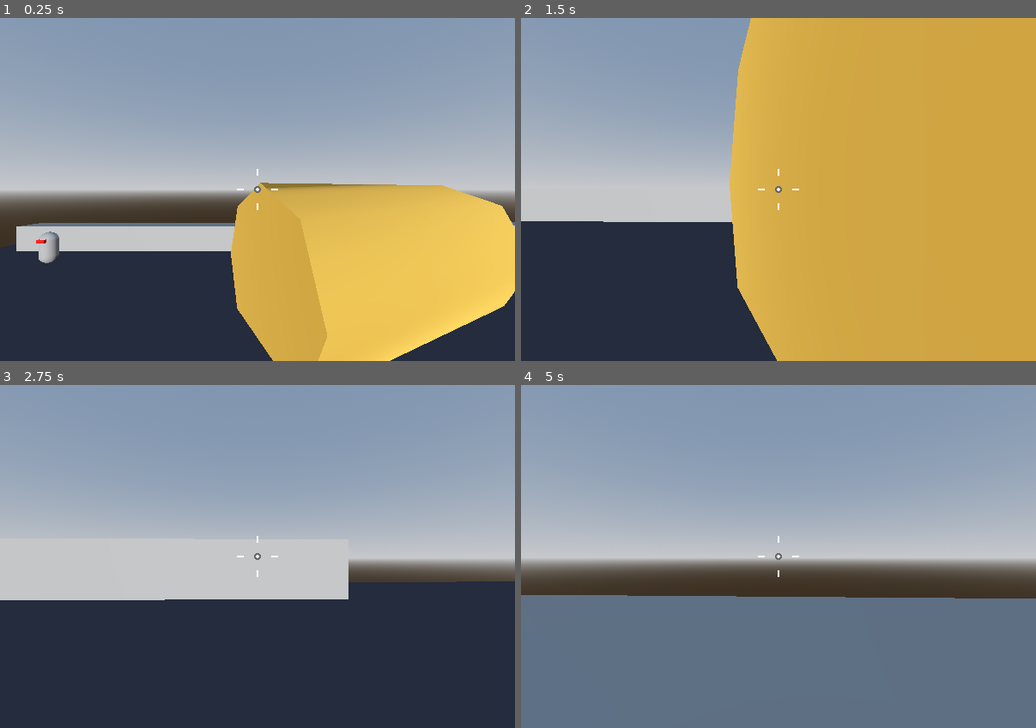
Above: before the commit, frames 1-4 (two rows, left to right).
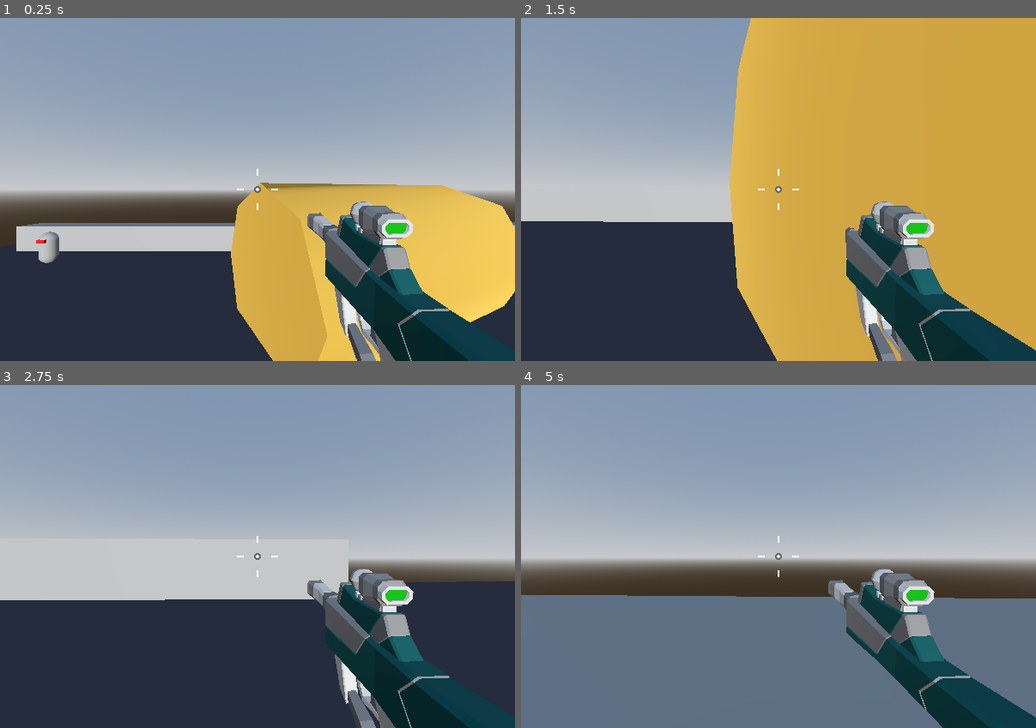
Above: after the commit, the same moments.

Repository: tiagoskaterock/robo-rampage-3d
Game: Godot game, scene res://Levels/Sandbox.tscn
Two runs of this game, one before a commit and one after it. Both use one fixed random seed, a clock stepped at 60 frames per second and the inputs below.
Inputs (mouse positions are in pixels of both pictures, inside the frame that each line leads up to):
- Up to frame 1 (0.25 s): no input
- Up to frame 2 (1.5 s): move the mouse to (804, 189) at 0.52 s; hold Keypad 5 (up) from 0.53 s (still down); tap Keypad 0 (jump) at 0.77 s; move the mouse to (752, 189) at 1.27 s
- Up to frame 3 (2.75 s): keep holding Keypad 5 (up); tap Keypad 0 (jump) at 1.52 s; move the mouse to (267, 549) at 2.02 s
- Up to frame 4 (5 s): keep holding Keypad 5 (up); move the mouse to (773, 563) at 2.77 s; tap Keypad 0 (jump) at 3.02, 3.77, 4.52 s; move the mouse to (819, 559) at 3.52 s; move the mouse to (737, 553) at 4.27 s

The runs differ from the first frame. In frame 1, 8.4% of the frame differs, in the area x 59-95%, y 53-100%; in frame 2, 8.8%, in the area x 63-100%, y 53-100%; in frame 3, 7.5%; in frame 4, 7.1%.

Commit message:
77. Arming the Player - 4:30 - Making the gun a new scene

Diff:
--- a/Player/player.tscn
+++ b/Player/player.tscn
@@ -1,7 +1,8 @@
-[gd_scene load_steps=5 format=3 uid="uid://db75qmu2iocgr"]
+[gd_scene load_steps=6 format=3 uid="uid://db75qmu2iocgr"]
 
 [ext_resource type="Script" path="res://Player/player.gd" id="1_xoseh"]
 [ext_resource type="Script" path="res://Player/SmoothCamera.gd" id="2_k6pk0"]
+[ext_resource type="PackedScene" uid="uid://be305yqr3usmp" path="res://Weapons/SMG.glb" id="3_dsst1"]
 
 [sub_resource type="CapsuleMesh" id="CapsuleMesh_grsft"]
 
@@ -23,3 +24,6 @@
 [node name="SmoothCamera" type="Camera3D" parent="CameraPivot"]
 top_level = true
 script = ExtResource("2_k6pk0")
+
+[node name="SMG" parent="CameraPivot/SmoothCamera" instance=ExtResource("3_dsst1")]
+transform = Transform3D(0.999608, -0.0266838, 0.00846926, 0.0273628, 0.99519, -0.0940674, -0.00591861, 0.0942624, 0.99553, 0.475578, -0.401482, -0.731435)
Binary file added: Weapons/SMG.glb
Not shown, added: Weapons/SMG.glb.import
Binary file added: Weapons/SMG_Palette-Colour.png
Not shown, added: Weapons/SMG_Palette-Colour.png.import
